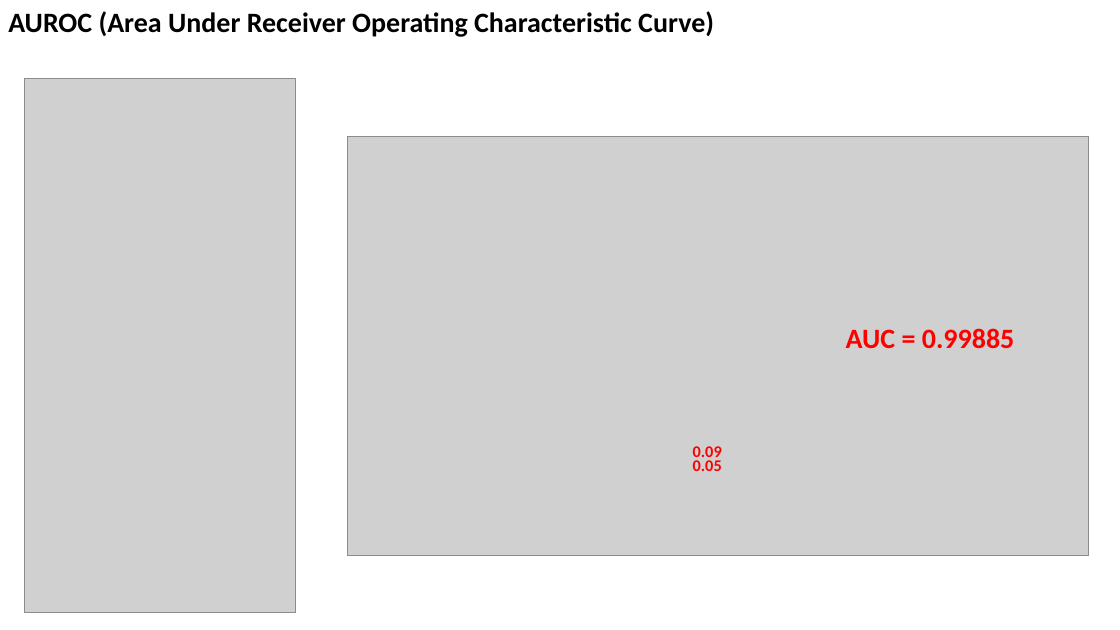
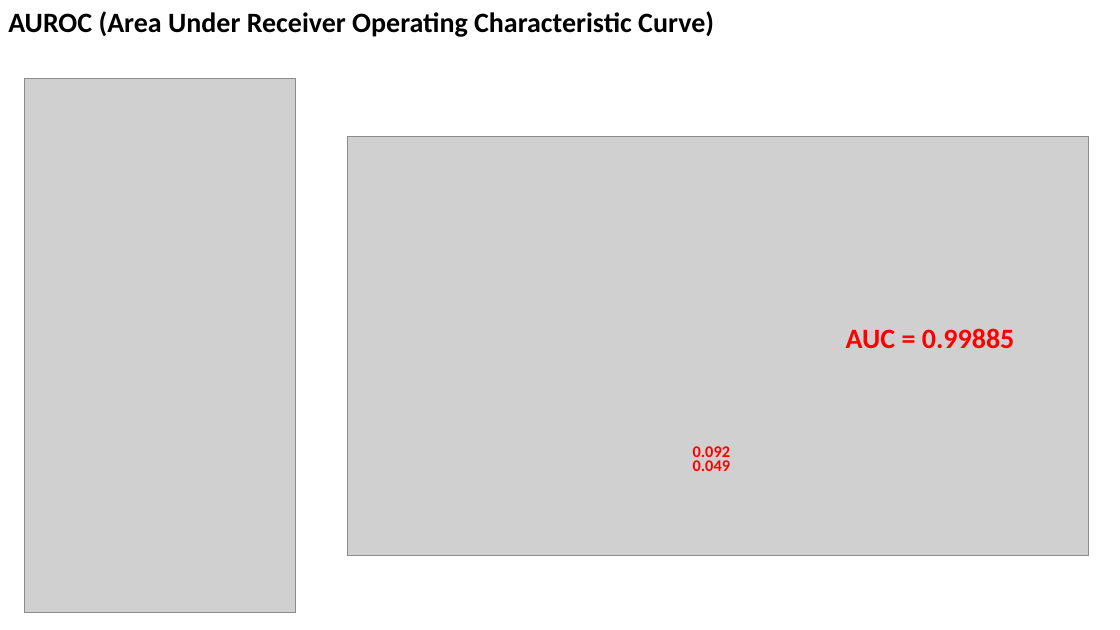
Before and after one commit to zhaohanxiong/OxfordCVM, a slide deck: slide 27 of job_results.pptx. Drawn at 1120x630 pixels with LibreOffice and Linux fonts; fonts in the diff are those of the drawing; grey boxes stand for pictures. Boxes give left, top, right and bottom in pixels: in the first picture for what was removed or moved away, otherwise in the second. Text is boxed around its words. In the diff, an @@ line names an element or a change of style, - is before the commit and + after.

Commit message:
improved ppt for AUROC

```diff
--- a/job_results.pptx
+++ b/job_results.pptx
@@ text at (693, 446, 730, 471): text changed @@
-0.09
-0.05
+0.092
+0.049
```
